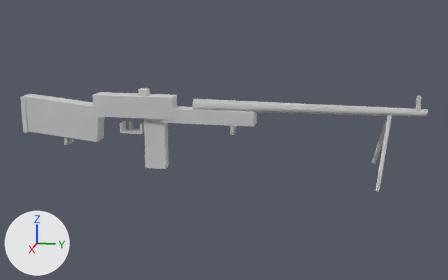
Renders of the glTF model ambush_loop/art/v2/models/bar_lod1.glb from each side of a commit.
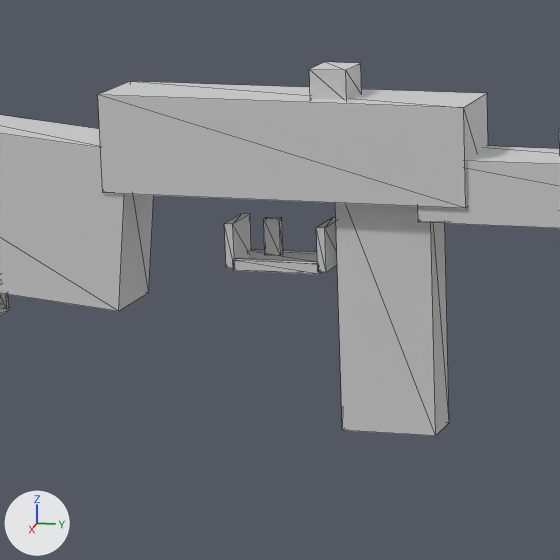
Old and new are each drawn whole from a 50 mm lens placed at (1.782, 0.658, 0.386), pointed at (0.001, 0.302, -0.06) and again close up on the part from 16% to 43% of the width and 27% to 70% of the height. Arrows for +X, +Y and +Z are at lower left; the lights stay in place. The first two pictures are the older version. The close-ups show mesh edges as thin lines. Vertices at exactly the same position are counted once.

The first close-up shows 'bar_body_lod1'.
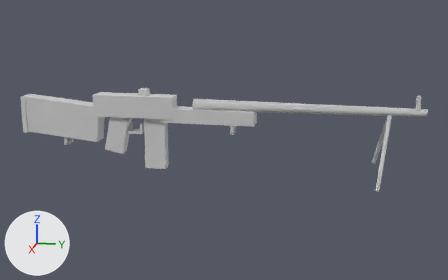
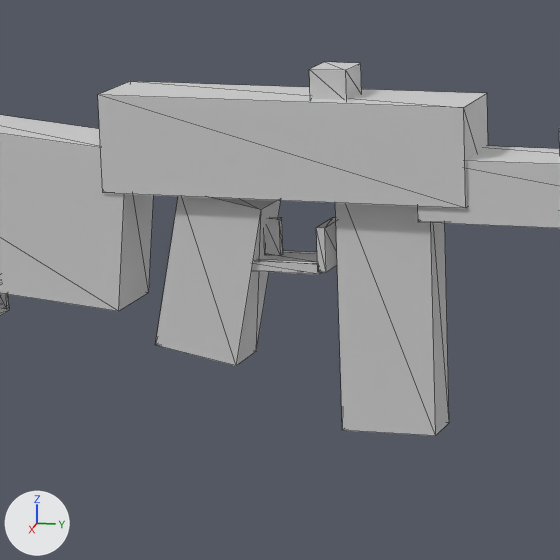
Pixel boxes (x1, y1, x2, y2) of what changed, in the close-ups (560 x 560 px):
part 1 of me_cube_706, added: after (156, 196, 281, 366)

The change, as a diff of the scene's bpy script:
```diff
--- a/ambush_loop/art/v2/models/bar_lod1.glb.py
+++ b/ambush_loop/art/v2/models/bar_lod1.glb.py
@@ me_cube_706 @@
 # used by ob_bar_body_lod1; location = (0.0, 0.0, 0.0)
-me_cube_706.from_pydata(...)  # 214 vertices, 336 faces; spans x -0.15..0.15, y -0.339..0.88, z -0.156..0.092
+me_cube_706.from_pydata(...)  # 222 vertices, 348 faces; spans x -0.15..0.15, y -0.339..0.88, z -0.156..0.092
+# me_cube_706 part 1
+# 8 vertices are added at x -0.02..0.02, y -0.071..0.007, z -0.115..0.005
+# 12 new faces join them
 me_cube_706.materials.append(mat_v2_actor_atlas)
```
